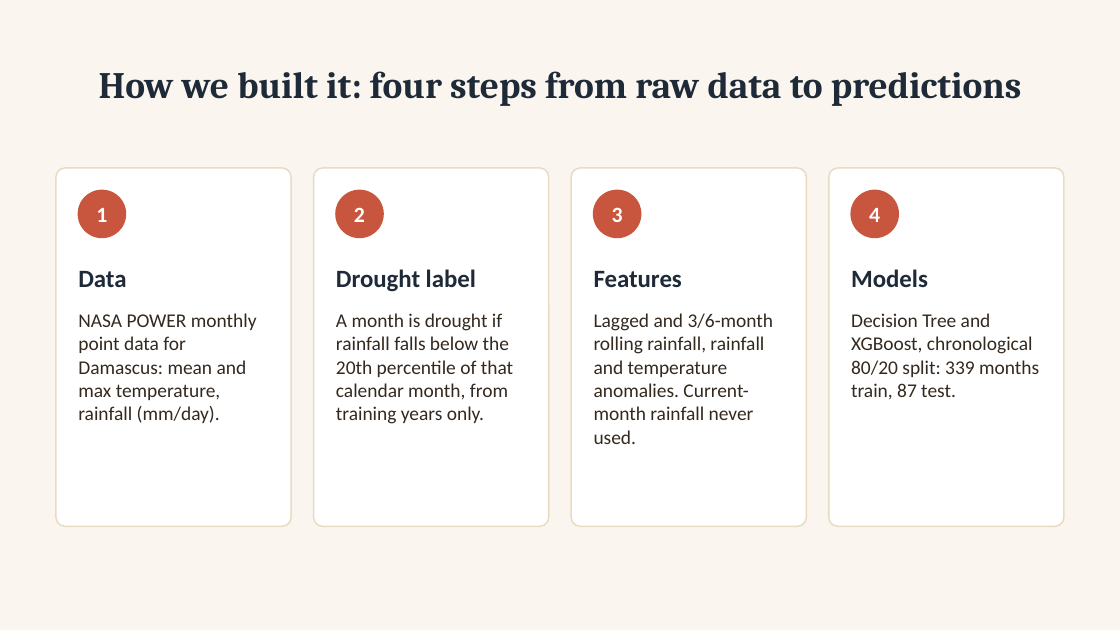
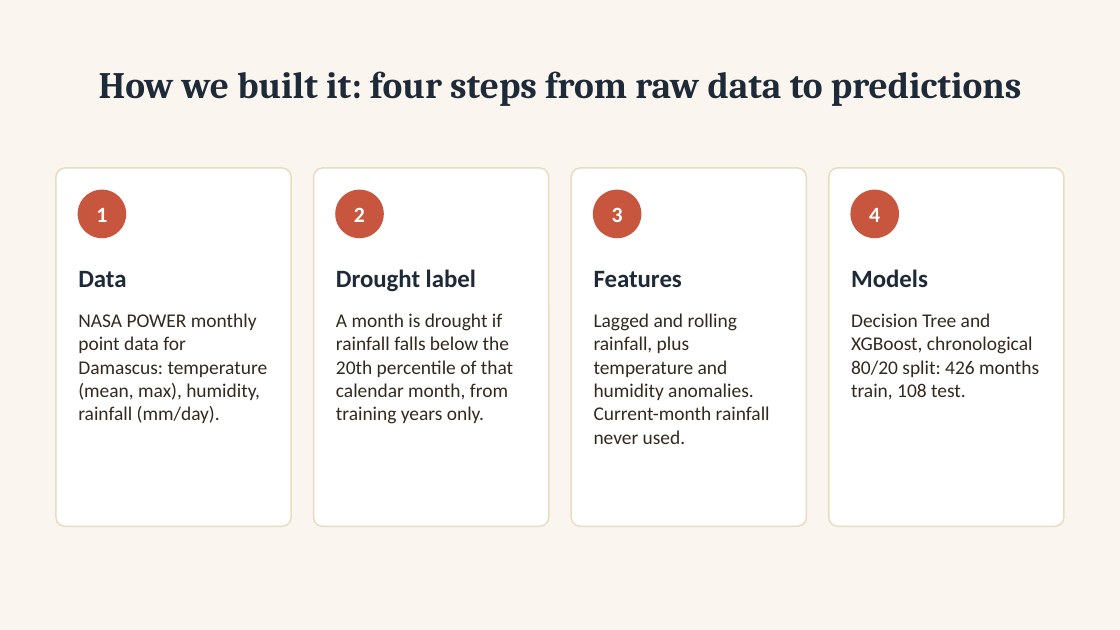
Before and after one commit to mhmoud456/Drought-Risk-Prediction-and-Classification, a slide deck: slide 3 of Drought_Risk_Presentation.pptx. Drawn at 1120x630 pixels with LibreOffice and Linux fonts; fonts in the diff are those of the drawing. Boxes give left, top, right and bottom in pixels: in the first picture for what was removed or moved away, otherwise in the second. Text is boxed around its words. In the diff, an @@ line names an element or a change of style, - is before the commit and + after.

```diff
--- a/Drought_Risk_Presentation.pptx
+++ b/Drought_Risk_Presentation.pptx
@@ text at box(78, 313, 268, 423): text changed @@
-NASA POWER monthly point data for Damascus: mean and max temperature, rainfall (mm/day).
+NASA POWER monthly point data for Damascus: temperature (mean, max), humidity, rainfall (mm/day).
@@ text at box(594, 313, 770, 444): text changed @@
-Lagged and 3/6-month rolling rainfall, rainfall and temperature anomalies. Current-month rainfall never used.
+Lagged and rolling rainfall, plus temperature and humidity anomalies. Current-month rainfall never used.
@@ text at box(851, 313, 1039, 400): text changed @@
-Decision Tree and XGBoost, chronological 80/20 split: 339 months train, 87 test.
+Decision Tree and XGBoost, chronological 80/20 split: 426 months train, 108 test.
```
Also in this commit, not shown: 6 other slides changed, 1 other file.
